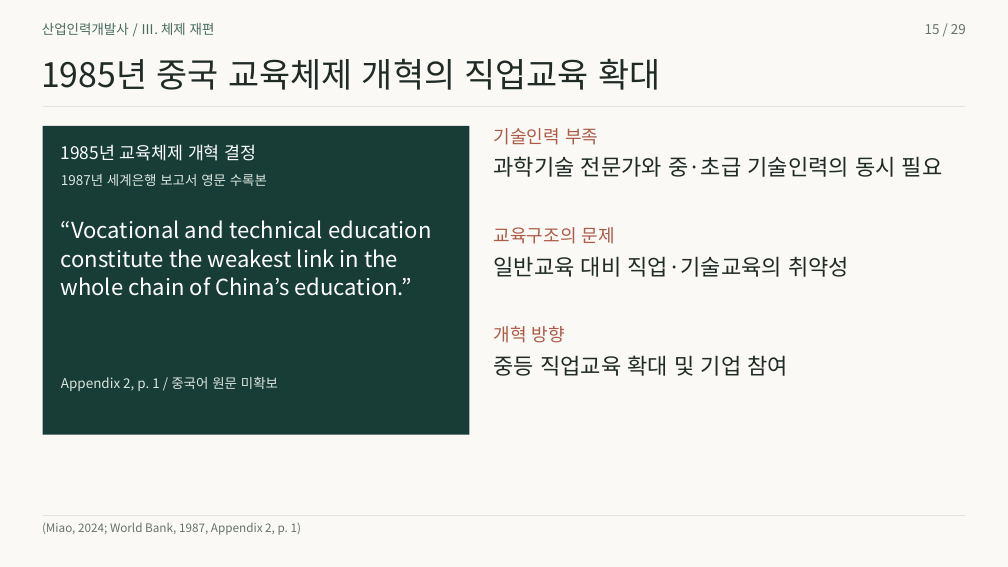
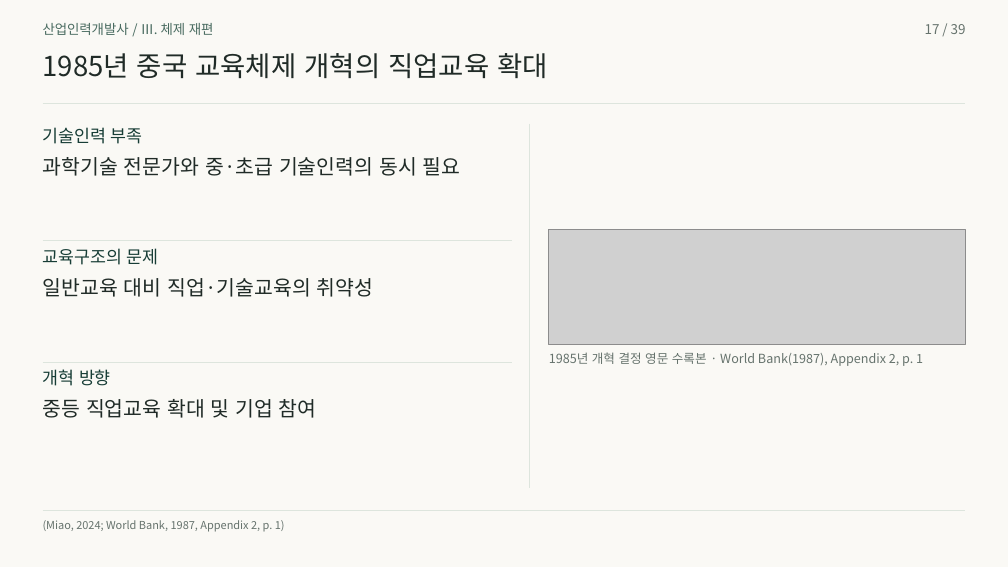
Before and after one commit to 01Chungee10/vet-history-rehearsal, a slide deck: slide 17 of au-cn-2026/presentation.pptx (slide 15 before the commit). Drawn at 1008x567 pixels with LibreOffice and Linux fonts; fonts in the diff are those of the drawing; grey boxes stand for pictures. Boxes give left, top, right and bottom in pixels: in the first picture for what was removed or moved away, otherwise in the second. Text is boxed around its words. In the diff, an @@ line names an element or a change of style, - is before the commit and + after.

Commit message:
Expand TAFE and China comparison with documentary sources and complete references

```diff
--- a/au-cn-2026/presentation.pptx
+++ b/au-cn-2026/presentation.pptx
@@ text "산업인력개발사 / Ⅲ. 체제 재편" at box(43, 23, 214, 35): vertical alignment top to middle @@
@@ text removed at box(925, 24, 966, 34) @@
-15 / 29
@@ text added at box(925, 24, 966, 34), 12.8 pt, text #66736D @@
+17 / 39
@@ text "1985년 중국 교육체제 개혁의 직업교육 ..." at box(43, 53, 548, 78): size 32.2 to 26.2 pt; vertical alignment top to middle @@
@@ freeform shape removed at box(42, 107, 966, 107) @@
@@ line added from (42, 104) to (966, 104), #DDE5DD 1 pt @@
@@ text "기술인력 부족": place and size @@
-text "기술인력 부족" at box(494, 128, 598, 145)
+text "기술인력 부족" at box(43, 127, 143, 144)
@@ rectangle removed at box(42, 126, 470, 435) @@
@@ text removed at box(61, 144, 257, 161) @@
-1985년 교육체제 개혁 결정
@@ line added from (530, 124) to (530, 488), #DDE5DD 1 pt @@
@@ text "과학기술 전문가와 중·초급 기술인력의 동시 ...": place and size @@
-text "과학기술 전문가와 중·초급 기술인력의 동시 ..." at box(494, 156, 943, 177)
+text "과학기술 전문가와 중·초급 기술인력의 동시 ..." at box(43, 157, 461, 176)
@@ text removed at box(61, 174, 267, 186) @@
-1987년 세계은행 보고서 영문 수록본
@@ text removed at box(61, 220, 432, 239) @@
-“Vocational and technical education
@@ picture added at box(549, 229, 966, 344) @@
@@ text "교육구조의 문제": place and size @@
-text "교육구조의 문제" at box(494, 227, 615, 244)
+text "교육구조의 문제" at box(43, 248, 159, 265)
@@ line added from (42, 241) to (512, 241), #DDE5DD 1 pt @@
@@ text removed at box(61, 249, 398, 268) @@
-constitute the weakest link in the
@@ text "일반교육 대비 직업·기술교육의 취약성": place and size @@
-text "일반교육 대비 직업·기술교육의 취약성" at box(494, 256, 849, 277)
+text "일반교육 대비 직업·기술교육의 취약성" at box(43, 278, 374, 297)
@@ text removed at box(61, 277, 412, 296) @@
-whole chain of China’s education.”
@@ text added at box(549, 352, 923, 366), 12 pt, text #66736D @@
+1985년 개혁 결정 영문 수록본 · World Bank(1987), Appendix 2, p. 1
@@ size 17.2 to 16.5 pt, text colour #AC5B47 to #173D36; vertical alignment top to middle in 3 elements at box(43, 127, 143, 144), box(43, 248, 159, 265), box(43, 369, 111, 386) @@
@@ text "개혁 방향": place and size @@
-text "개혁 방향" at box(494, 326, 565, 343)
+text "개혁 방향" at box(43, 369, 111, 386)
@@ line added from (42, 362) to (512, 362), #DDE5DD 1 pt @@
@@ text removed at box(61, 377, 278, 391) @@
-Appendix 2, p. 1 / 중국어 원문 미확보
@@ size 21 to 19.5 pt; vertical alignment top to middle in 3 elements at box(43, 157, 461, 176), box(43, 278, 374, 297), box(43, 399, 317, 418) @@
@@ text "중등 직업교육 확대 및 기업 ...": place and size @@
-text "중등 직업교육 확대 및 기업 ..." at box(494, 355, 789, 376)
+text "중등 직업교육 확대 및 기업 ..." at box(43, 399, 317, 418)
@@ text "(Miao, 2024; World Bank, 1987, ..." at box(43, 520, 285, 532): size 11.2 to 10.5 pt; vertical alignment top to middle @@
@@ freeform shape removed at box(42, 515, 966, 516) @@
@@ line added from (42, 510) to (966, 510), #DDE5DD 1 pt @@
```
Also in this commit, not shown: 27 other slides changed, 11 slides added, 1 slide removed, 43 other files.
